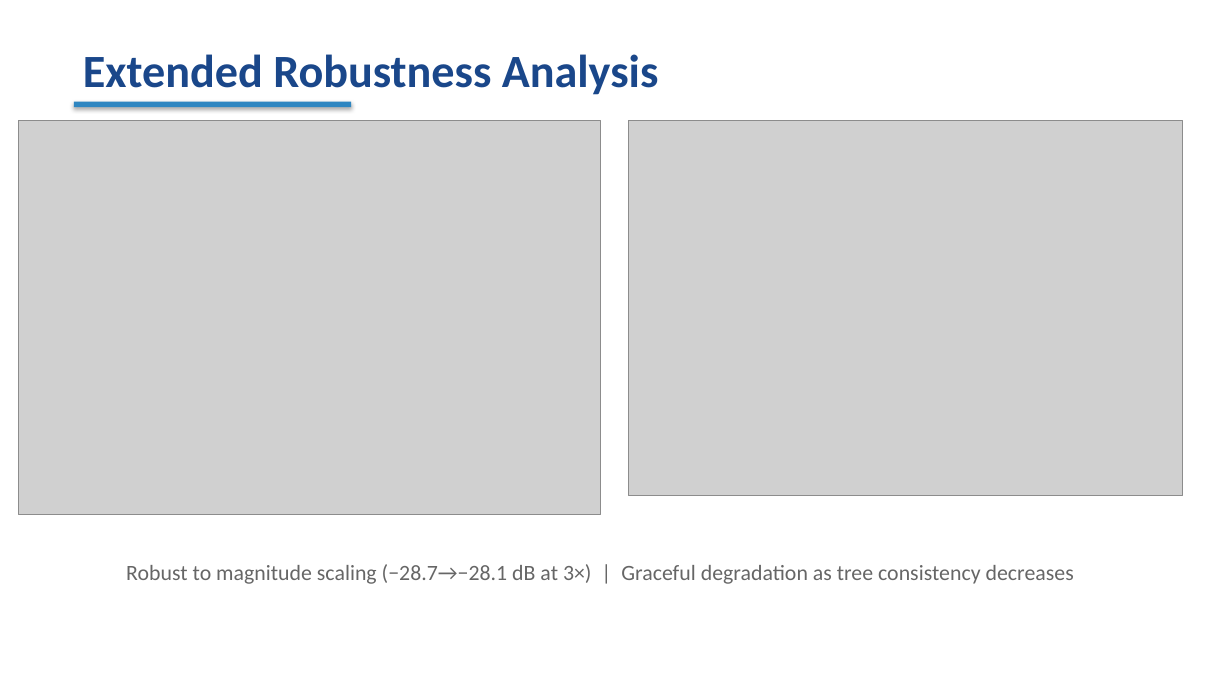
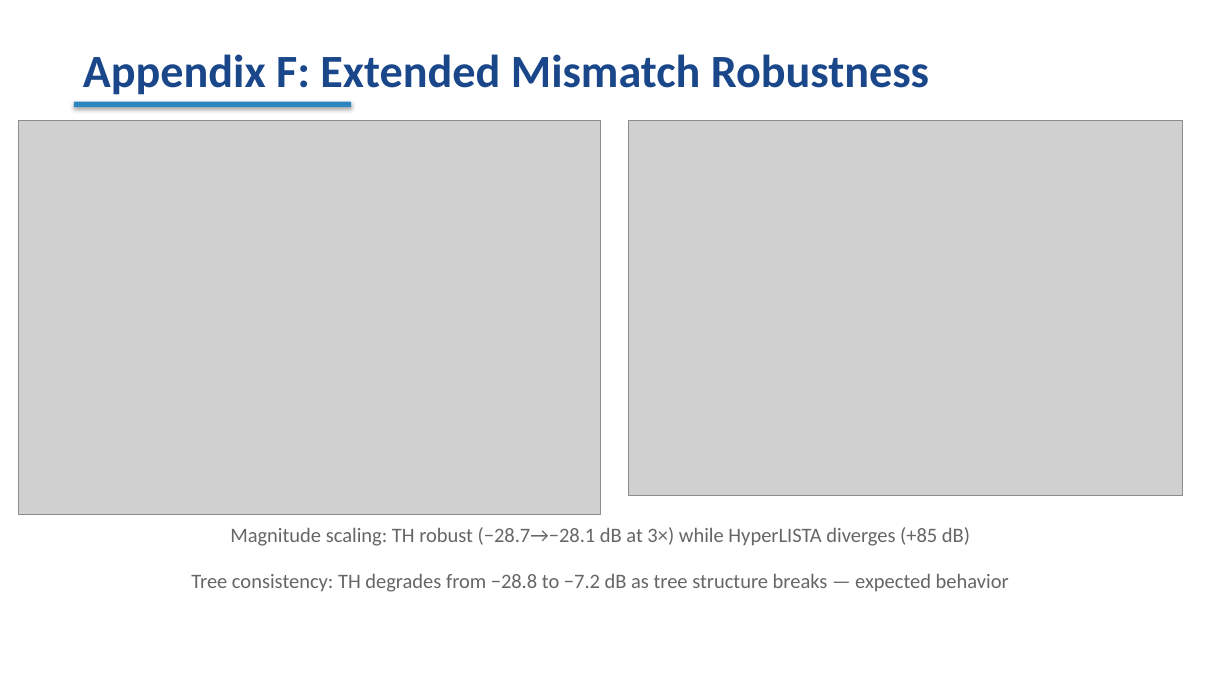
Before and after one commit to ALPHAGOD12/tree-hyperlista, a slide deck: slide 15 of paper/tree_hyperlista_slides.pptx (slide 12 before the commit). Drawn at 1232x693 pixels with LibreOffice and Linux fonts; fonts in the diff are those of the drawing; grey boxes stand for pictures. Boxes give left, top, right and bottom in pixels: in the first picture for what was removed or moved away, otherwise in the second. Text is boxed around its words. In the diff, an @@ line names an element or a change of style, - is before the commit and + after.

```diff
--- a/paper/tree_hyperlista_slides.pptx
+++ b/paper/tree_hyperlista_slides.pptx
@@ text at bbox=[83, 54, 929, 95]: text changed @@
-Extended Robustness Analysis
+Appendix F: Extended Mismatch Robustness
@@ text at bbox=[230, 527, 970, 546]: text changed; size 17 to 16 pt @@
-Robust to magnitude scaling (−28.7→−28.1 dB at 3×) | Graceful degradation as tree consistency decreases
+Magnitude scaling: TH robust (−28.7→−28.1 dB at 3×) while HyperLISTA diverges (+85 dB)
@@ text added at bbox=[191, 574, 1009, 592], 16 pt, text #666666 @@
+Tree consistency: TH degrades from −28.8 to −7.2 dB as tree structure breaks — expected behavior
```
Also in this commit, not shown: 9 other slides changed, 5 slides added, 3 other files.
